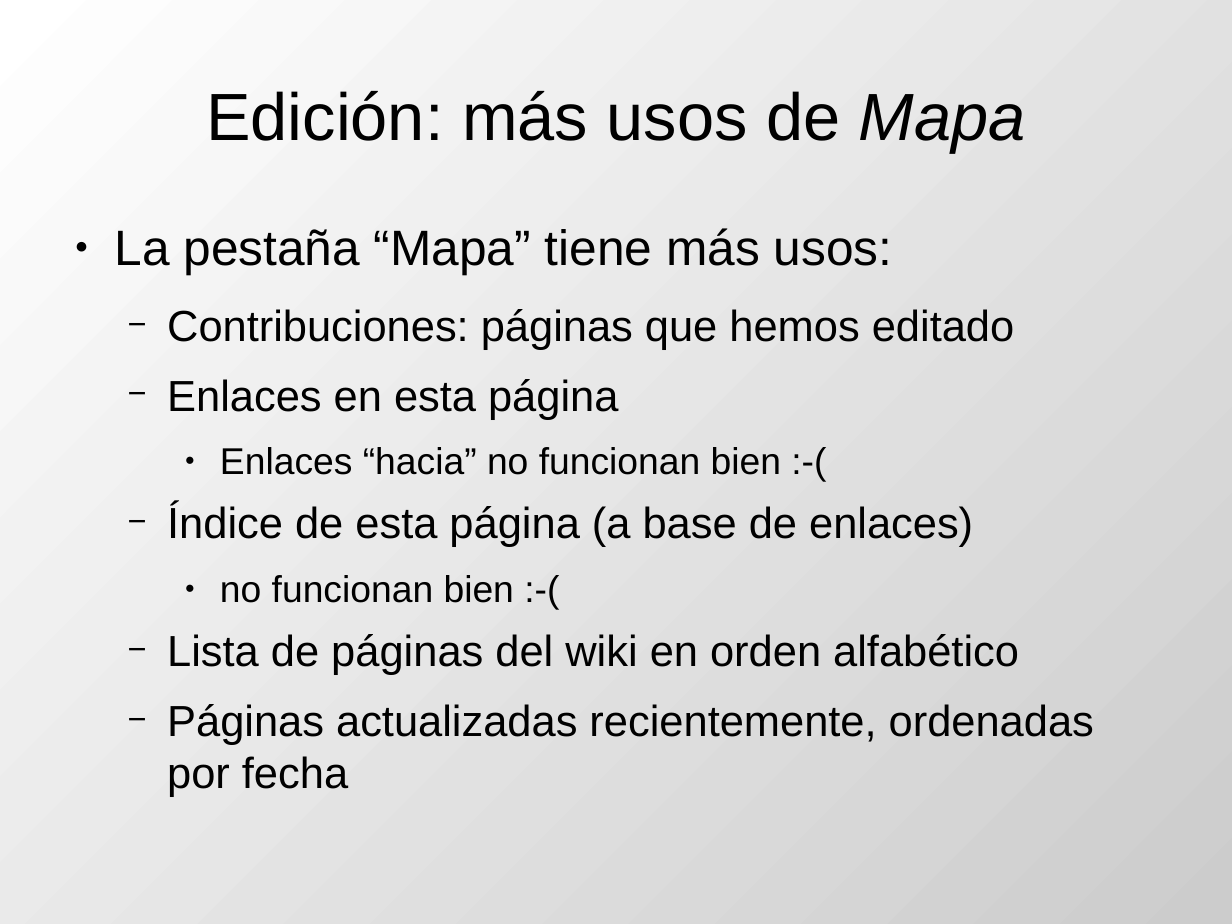
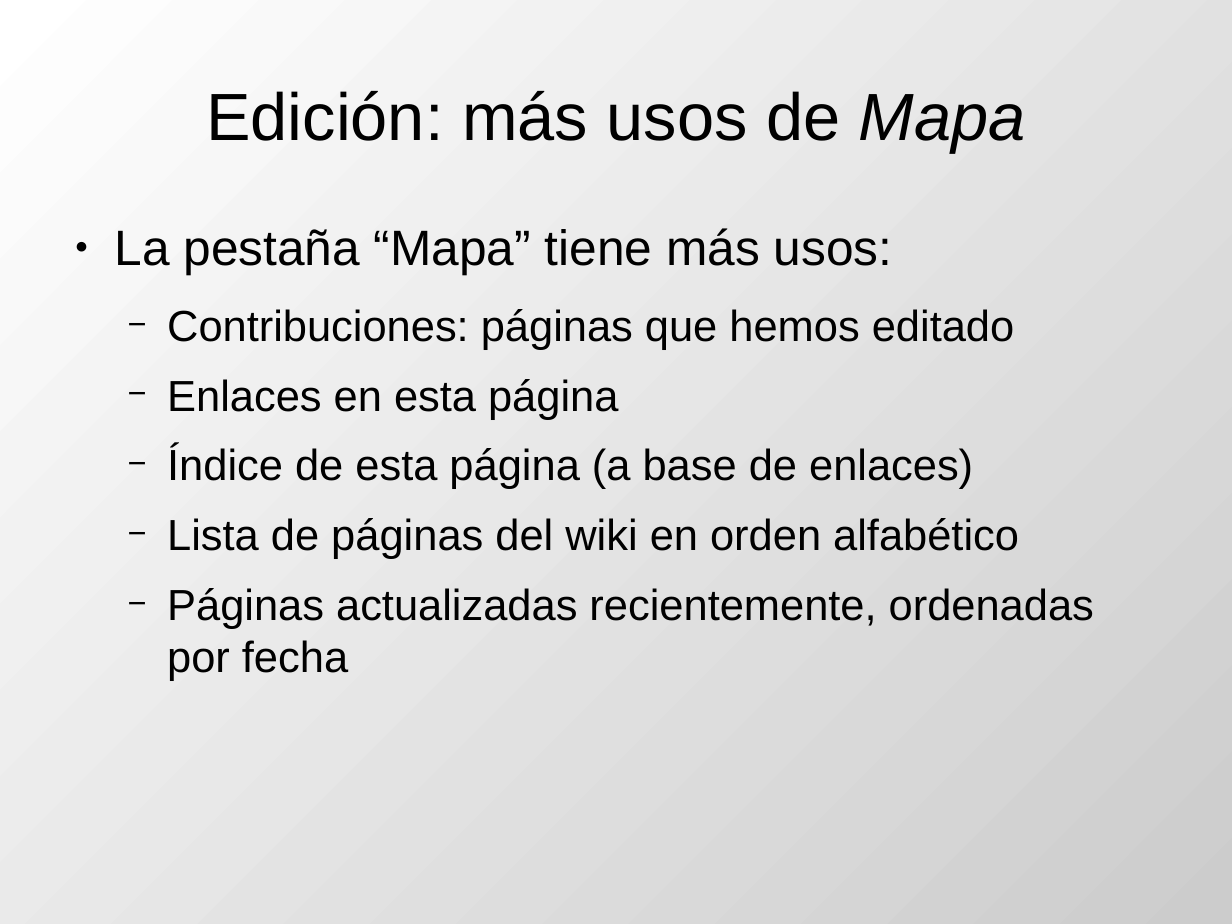
Before and after one commit to DrPantera/wikis4education, a slide deck: slide 19 of uca-2013_07/tema-3-WikisEnMoodle.odp. Drawn at 1232x924 pixels with LibreOffice and Linux fonts; fonts in the diff are those of the drawing. Boxes give left, top, right and bottom in pixels: in the first picture for what was removed or moved away, otherwise in the second. Text is boxed around its words. In the diff, an @@ line names an element or a change of style, - is before the commit and + after.

Commit message:
enlaces

```diff
--- a/uca-2013_07/tema-3-WikisEnMoodle.odp
+++ b/uca-2013_07/tema-3-WikisEnMoodle.odp
@@ text at (220, 447, 781, 475): paragraph removed @@
-    ● Enlaces “hacia” no funcionan bien :-(
@@ text at (220, 575, 514, 603): paragraph removed @@
-    ● no funcionan bien :-(
```
Also in this commit, not shown: 1 other slide changed, 2 other files.
